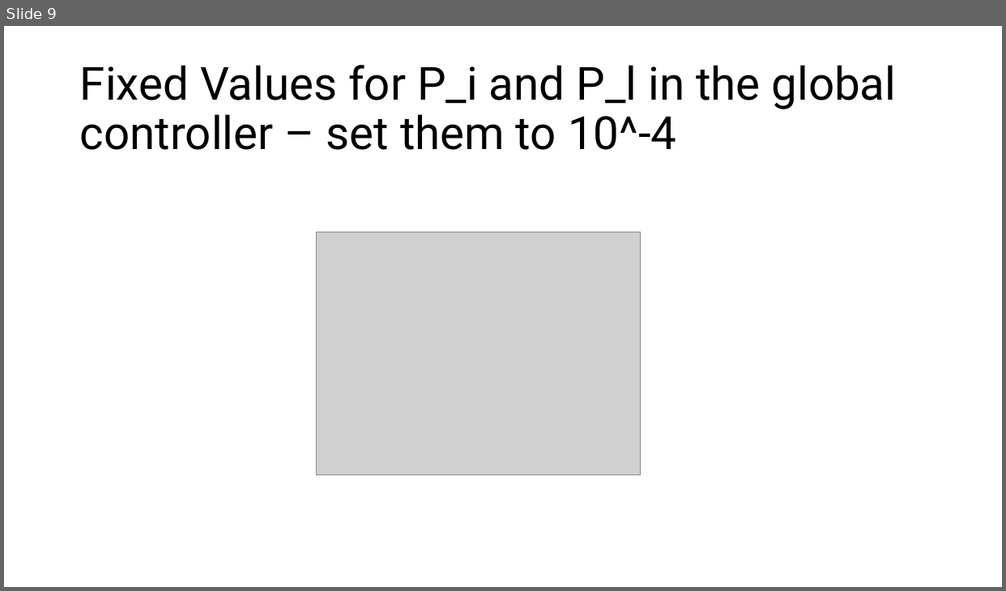
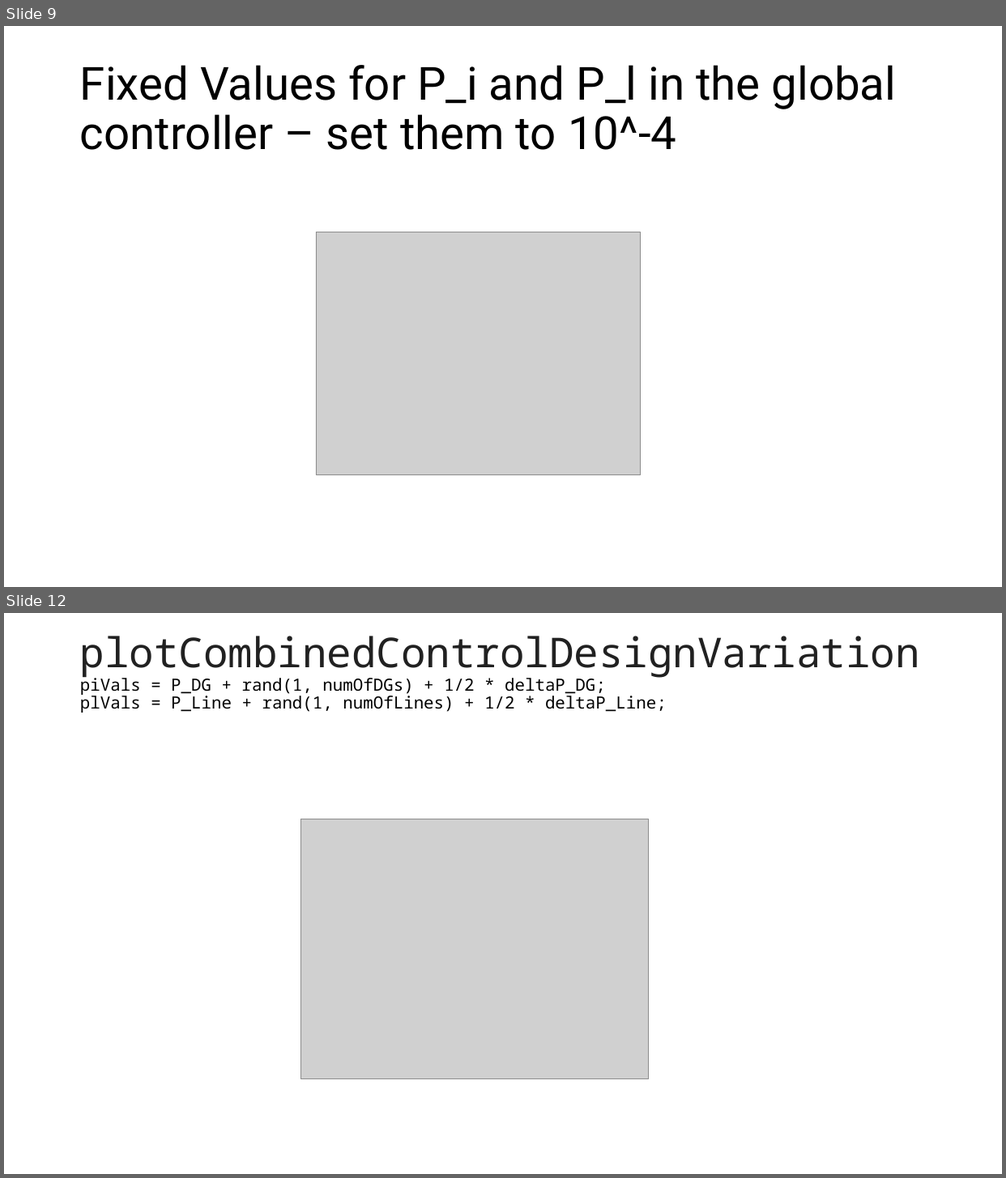
Before and after one commit to mjnajafi/Passivity-Control-DC-Microgrid, a slide deck: Results/Powepoint_Results.pptx. Shown one above the other, each under a label of ours: slide 9 before the commit, slides 9 and 12 after it; the slides between them are not shown. The pictures are 1006x591 and 1006x1178 pixels, drawn with LibreOffice and Linux fonts; fonts in the diff are those of the drawing; grey boxes stand for pictures. Boxes give left, top, right and bottom in pixels: in the first picture for what was removed or moved away, otherwise in the second. Text is boxed around its words. In the diff, an @@ line names an element or a change of style, - is before the commit and + after.

```diff
--- a/Results/Powepoint_Results.pptx
+++ b/Results/Powepoint_Results.pptx
@@ slide 12 added at (x1=4, y1=613, x2=1002, y2=1174), background #FFFFFF @@
@@ title added at (x1=80, y1=636, x2=920, y2=713), 16.2 pt, text #000000 @@
+plotCombinedControlDesignVariation
+piVals = P_DG + rand(1, numOfDGs) + 1/2 * deltaP_DG;
+plVals = P_Line + rand(1, numOfLines) + 1/2 * deltaP_Line;
@@ picture added at (x1=301, y1=819, x2=650, y2=1080) @@
```
Also in this commit, not shown: 2 other slides added, 8 other files.
